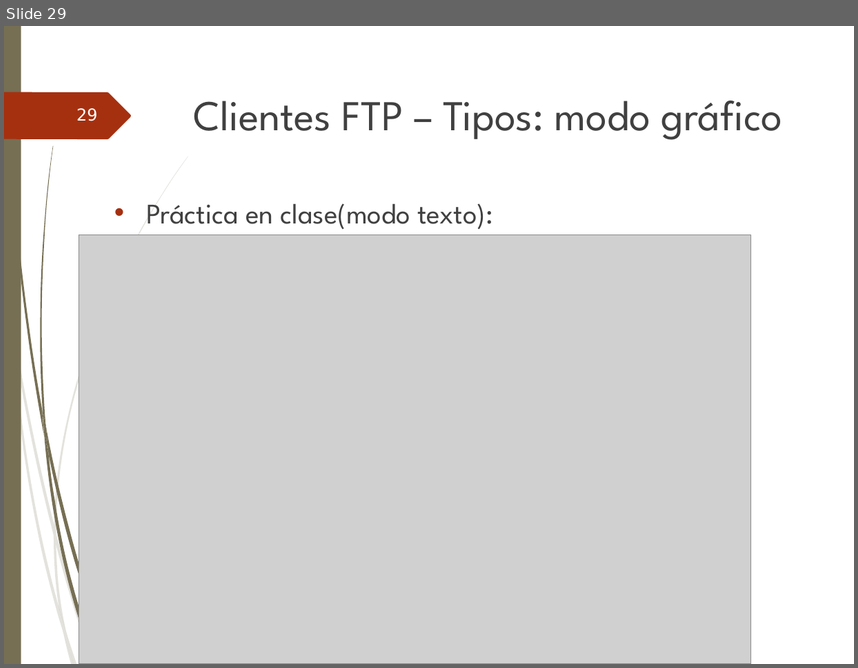
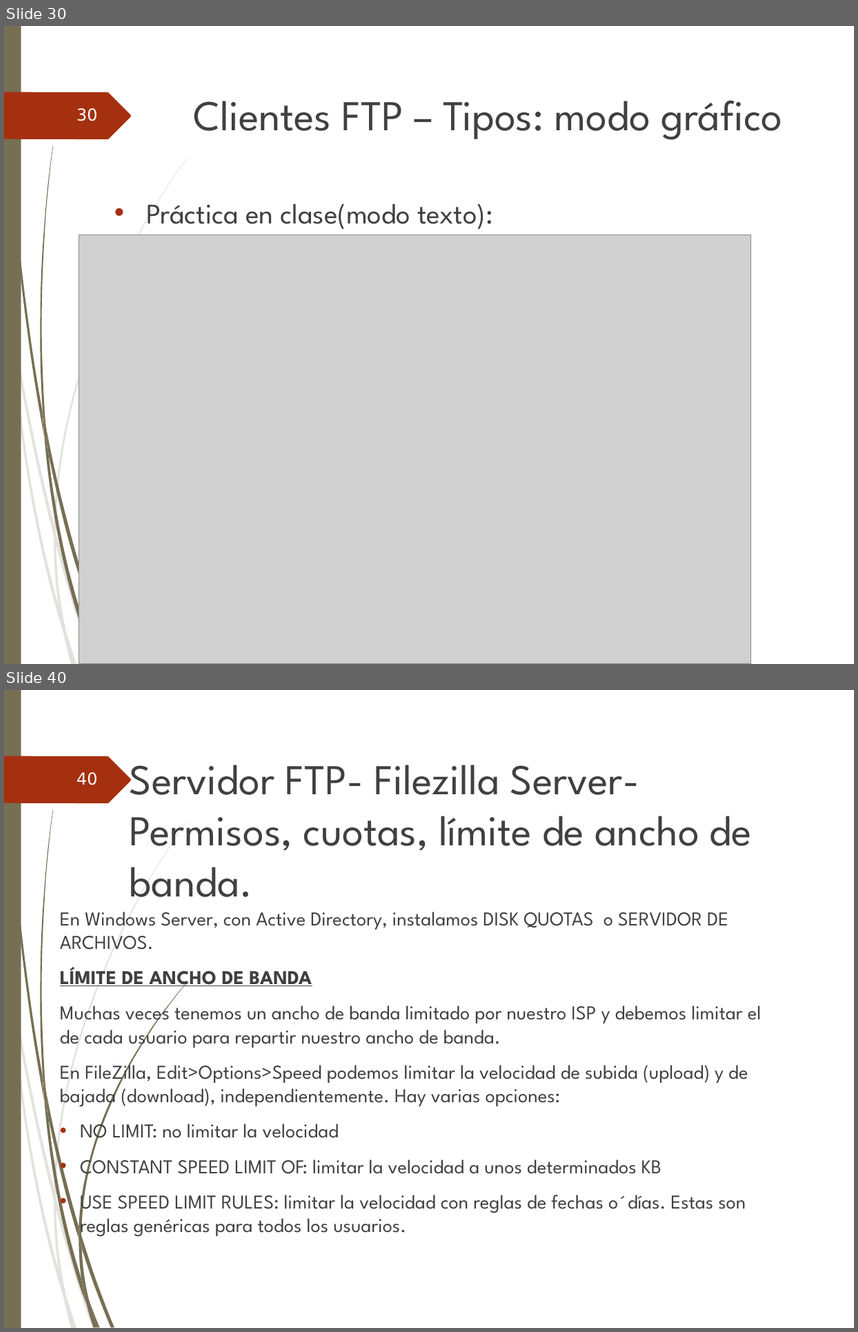
Before and after one commit to ammDAW/daw, a slide deck: 2_DAW/DAW - Beatriz/Unidad3/UT3. Instalacion & admistracion Servidores FTP.ppt. Shown one above the other, each under a label of ours: slide 29 before the commit, slides 30 and 40 after it; the slides between them are not shown. The pictures are 858x668 and 858x1332 pixels, drawn with LibreOffice and Linux fonts; fonts in the diff are those of the drawing; grey boxes stand for pictures; background and template pictures are left out. Boxes give left, top, right and bottom in pixels: in the first picture for what was removed or moved away, otherwise in the second. Text is boxed around its words. In the diff, an @@ line names an element or a change of style, - is before the commit and + after.

```diff
--- a/2_DAW/DAW - Beatriz/Unidad3/UT3. Instalacion & admistracion Servidores FTP.ppt
+++ b/2_DAW/DAW - Beatriz/Unidad3/UT3. Instalacion & admistracion Servidores FTP.ppt
@@ slide 40 added at [4, 690, 854, 1328], background picture (left out); not listed: 24 template elements that a slide beside it also shows @@
@@ page number added at [76, 772, 98, 785], 14 pt, text #FEFFFF @@
+40
@@ title added at [130, 765, 752, 897], 36 pt, text #404040 @@
+Servidor FTP- Filezilla Server- Permisos, cuotas, límite de ancho de banda.
@@ text added at [60, 911, 761, 1238], 16.6 pt, text #404040 @@
+En Windows Server, con Active Directory, instalamos DISK QUOTAS o SERVIDOR DE ARCHIVOS.
+LÍMITE DE ANCHO DE BANDA
+Muchas veces tenemos un ancho de banda limitado por nuestro ISP y debemos limitar el de cada usuario para repartir nuestro ancho de banda.
+En FileZilla, Edit>Options>Speed podemos limitar la velocidad de subida (upload) y de bajada (download), independientemente. Hay varias opciones:
+• NO LIMIT: no limitar la velocidad
+• CONSTANT SPEED LIMIT OF: limitar la velocidad a unos determinados KB
+• USE SPEED LIMIT RULES: limitar la velocidad con reglas de fechas o´días. Estas son reglas genéricas para todos los usuarios.
@@ what was slide 29 is now slide 30 @@
@@ page number at [76, 108, 98, 121]: text changed @@
-29
+30
```
Also in this commit, not shown: 8 slides changed, 28 other slides added, 10 other files.
